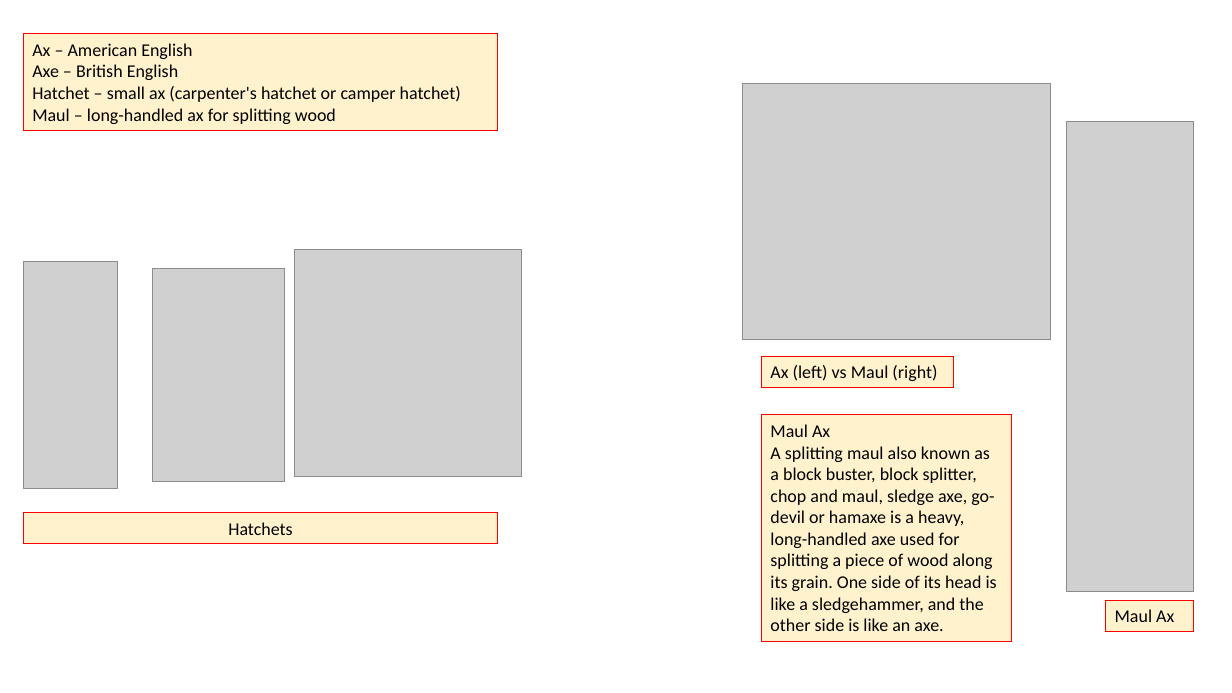
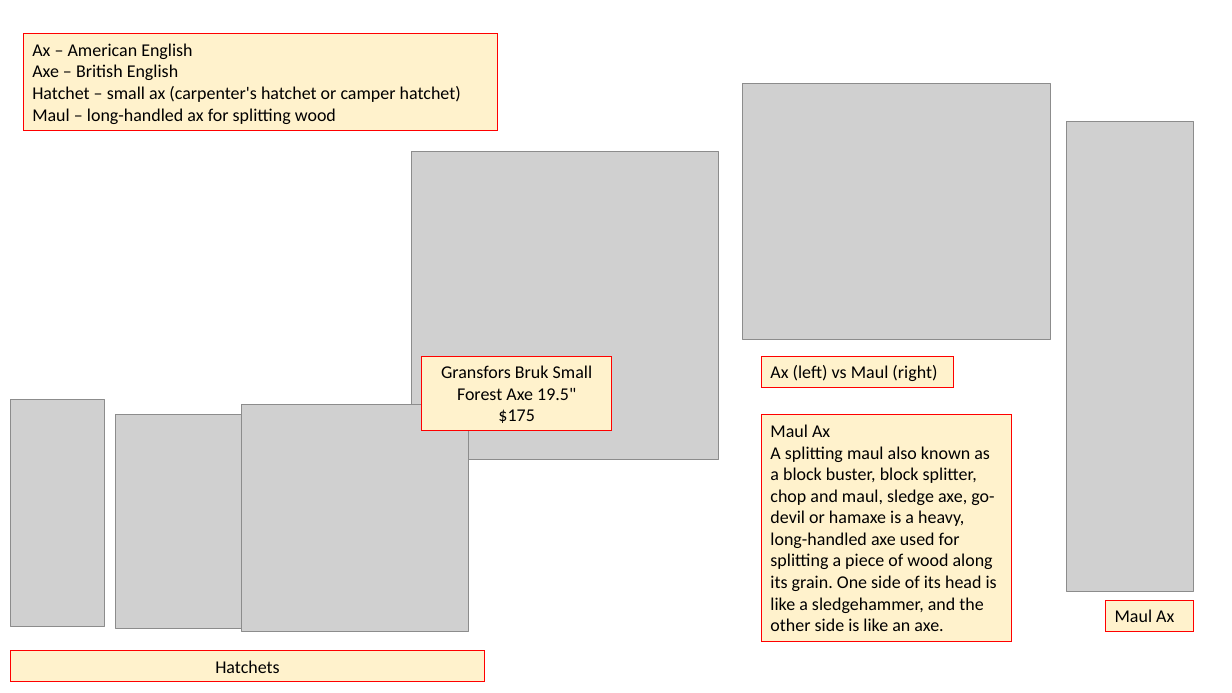
Before and after one commit to lselector/misc_farm, a slide deck: slide 8 of sharpen_axe.pptx. Drawn at 1232x693 pixels with LibreOffice and Linux fonts; fonts in the diff are those of the drawing; grey boxes stand for pictures. Boxes give left, top, right and bottom in pixels: in the first picture for what was removed or moved away, otherwise in the second. Text is boxed around its words. In the diff, an @@ line names an element or a change of style, - is before the commit and + after.

Commit message:
update

```diff
--- a/sharpen_axe.pptx
+++ b/sharpen_axe.pptx
@@ picture added at (411,152,719,459) @@
@@ rectangle added at (422,357,612,432), fill #FFF2CC, outline #FF0000 0.75 pt, 14 pt, text #000000 @@
+Gransfors Bruk Small Forest Axe 19.5"
+$175
@@ picture: place and size @@
-picture at (23,261,118,488)
+picture at (10,400,105,627)
@@ picture: place and size @@
-picture at (152,268,285,482)
+picture at (116,415,248,628)
@@ picture: place and size @@
-picture at (295,250,522,477)
+picture at (241,404,469,631)
@@ rectangle "Hatchets": place and size @@
-rectangle "Hatchets" at (23,513,498,544)
+rectangle "Hatchets" at (10,651,485,682)
```
